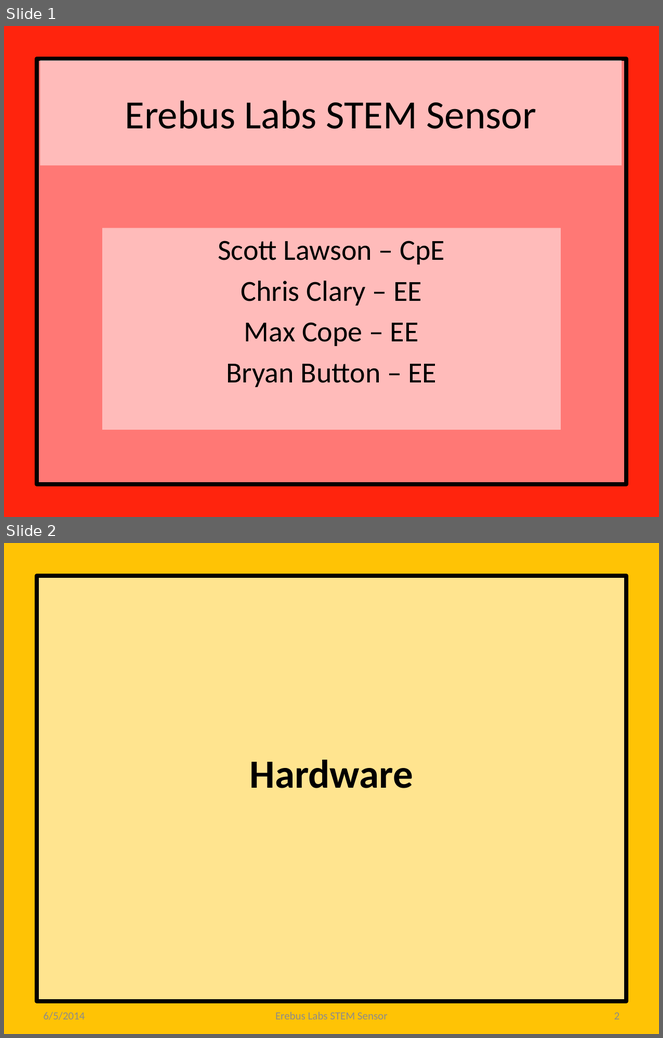
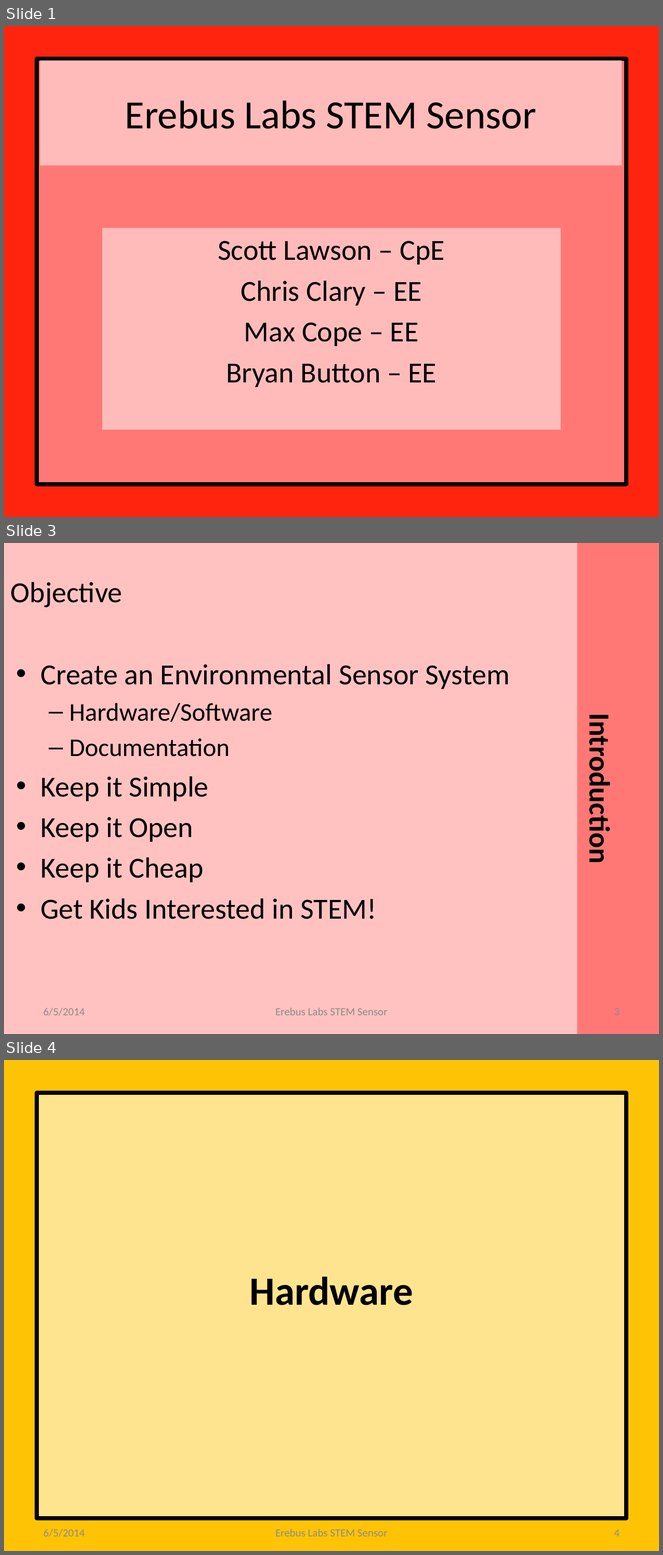
Before and after one commit to erebus-labs/PSU-VOC-SENSOR-2K14, a slide deck: Documents/source_documents/Presentation.pptx. Shown one above the other, each under a label of ours: slides 1 and 2 before the commit, slides 1, 3 and 4 after it; the slides between them are not shown. The pictures are 663x1038 and 663x1555 pixels, drawn with LibreOffice and Linux fonts; fonts in the diff are those of the drawing. Boxes give left, top, right and bottom in pixels: in the first picture for what was removed or moved away, otherwise in the second. Text is boxed around its words. In the diff, an @@ line names an element or a change of style, - is before the commit and + after.

```diff
--- a/Documents/source_documents/Presentation.pptx
+++ b/Documents/source_documents/Presentation.pptx
@@ slide 3 added at bbox=[4, 543, 659, 1034], background #FFC2C1 @@
@@ rectangle added at bbox=[577, 543, 659, 1034], fill #FF7875 @@
@@ text added at bbox=[11, 582, 123, 607], 32 pt, text #000000 @@
+Objective
@@ text added at bbox=[40, 664, 510, 919], 32 pt, text #000000 @@
+• Create an Environmental Sensor System
+  – Hardware/Software
+  – Documentation
+• Keep it Simple
+• Keep it Open
+• Keep it Cheap
+• Get Kids Interested in STEM!
@@ text added at bbox=[582, 728, 617, 859], 32 pt, text #000000, bold @@
+Introduction
@@ text added at bbox=[44, 1008, 85, 1016], 12 pt, text #8C8C8C @@
+6/5/2014
@@ text added at bbox=[275, 1008, 388, 1016], 12 pt, text #8C8C8C @@
+Erebus Labs STEM Sensor
@@ page number added at bbox=[614, 1008, 620, 1016], 12 pt, text #8C8C8C @@
+3
@@ what was slide 2 is now slide 4 @@
@@ page number at bbox=[614, 1530, 620, 1537]: text changed @@
-2
+4
```
Also in this commit, not shown: 4 slides changed, 6 other slides added.
